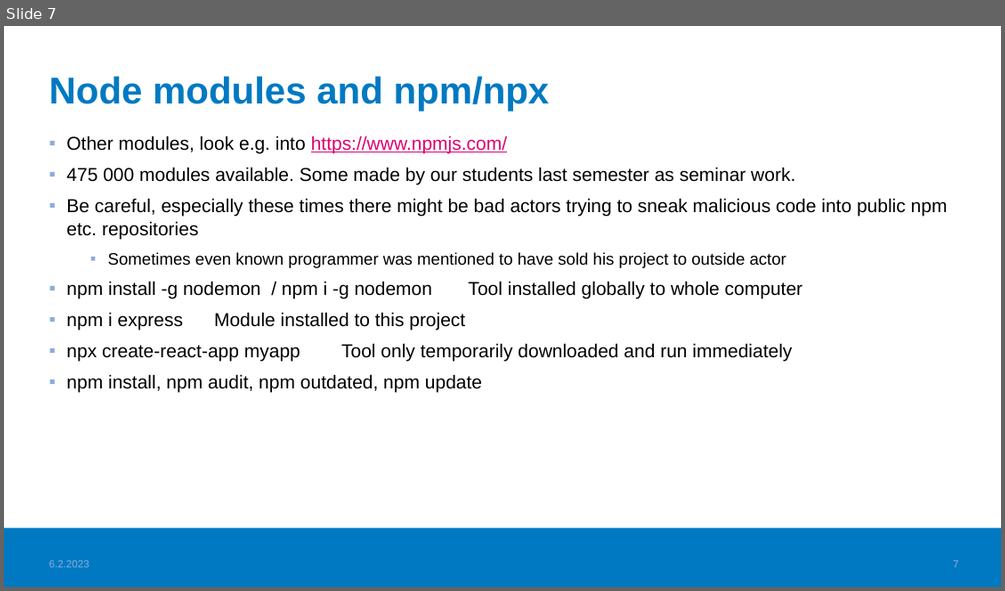
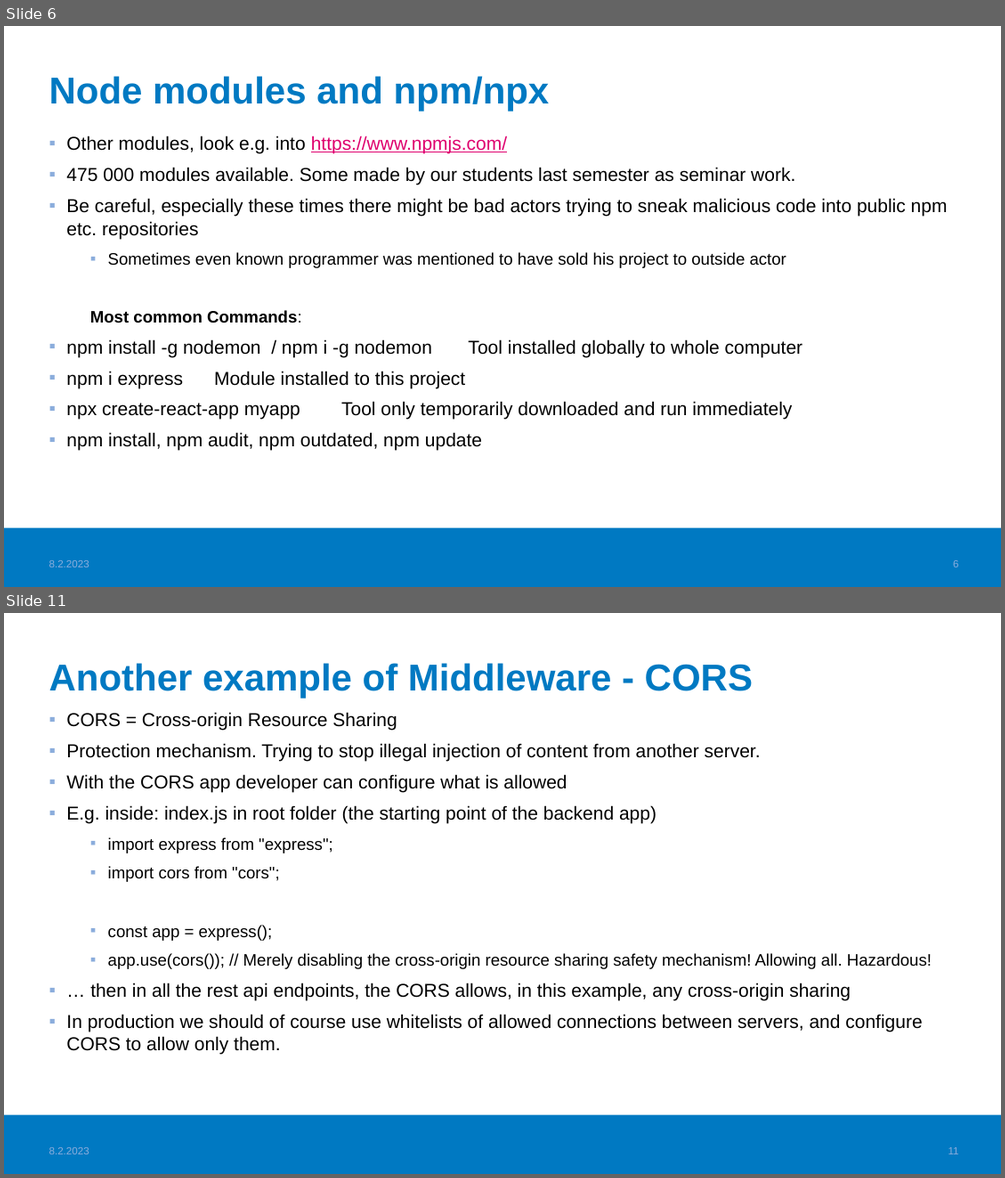
Before and after one commit to haagahelia/ohke-teknologiat, a slide deck: 05_es6_node/NodeJS_demo/02_nodejs/NodeJS.pptx. Shown one above the other, each under a label of ours: slide 7 before the commit, slides 6 and 11 after it; the slides between them are not shown. The pictures are 1005x591 and 1005x1178 pixels, drawn with LibreOffice and Linux fonts; fonts in the diff are those of the drawing; background and template pictures are left out. Boxes give left, top, right and bottom in pixels: in the first picture for what was removed or moved away, otherwise in the second. Text is boxed around its words. In the diff, an @@ line names an element or a change of style, - is before the commit and + after.

Commit message:
Node.js explanation expanded with e.g. middlewares

```diff
--- a/05_es6_node/NodeJS_demo/02_nodejs/NodeJS.pptx
+++ b/05_es6_node/NodeJS_demo/02_nodejs/NodeJS.pptx
@@ slide 11 added at (x1=4, y1=613, x2=1001, y2=1174), background #FFFFFF; not listed: 1 template element that a slide beside it also shows @@
@@ title added at (x1=49, y1=663, x2=752, y2=698), 36 pt, text #0079C2, bold @@
+Another example of Middleware - CORS
@@ text added at (x1=66, y1=712, x2=931, y2=1054), 18 pt, text #000000 @@
+▪ CORS = Cross-origin Resource Sharing
+▪ Protection mechanism. Trying to stop illegal injection of content from another server.
+▪ With the CORS app developer can configure what is allowed
+▪ E.g. inside: index.js in root folder (the starting point of the backend app)
+  ▪ import express from "express";
+  ▪ import cors from "cors";
+  ▪ const app = express();
+  ▪ app.use(cors()); // Merely disabling the cross-origin resource sharing safety mechanism! Allowing all. Hazardous!
+▪ … then in all the rest api endpoints, the CORS allows, in this example, any cross-origin sharing
+▪ In production we should of course use whitelists of allowed connections between servers, and configure CORS to allow only them.
@@ text added at (x1=49, y1=1147, x2=89, y2=1154), 10 pt, text #8BADDC @@
+8.2.2023
@@ page number added at (x1=948, y1=1147, x2=959, y2=1154), 10 pt, text #8BADDC @@
+11
@@ what was slide 7 is now slide 6 @@
@@ slide 6 changed as well @@
@@ text at (x1=90, y1=310, x2=302, y2=323): paragraph added @@
+  Most common Commands:
@@ page number at (x1=953, y1=560, x2=958, y2=567): text changed @@
-7
+6
```
Also in this commit, not shown: 6 other slides changed, 4 other slides added, 1 slide removed, 1 other file.
